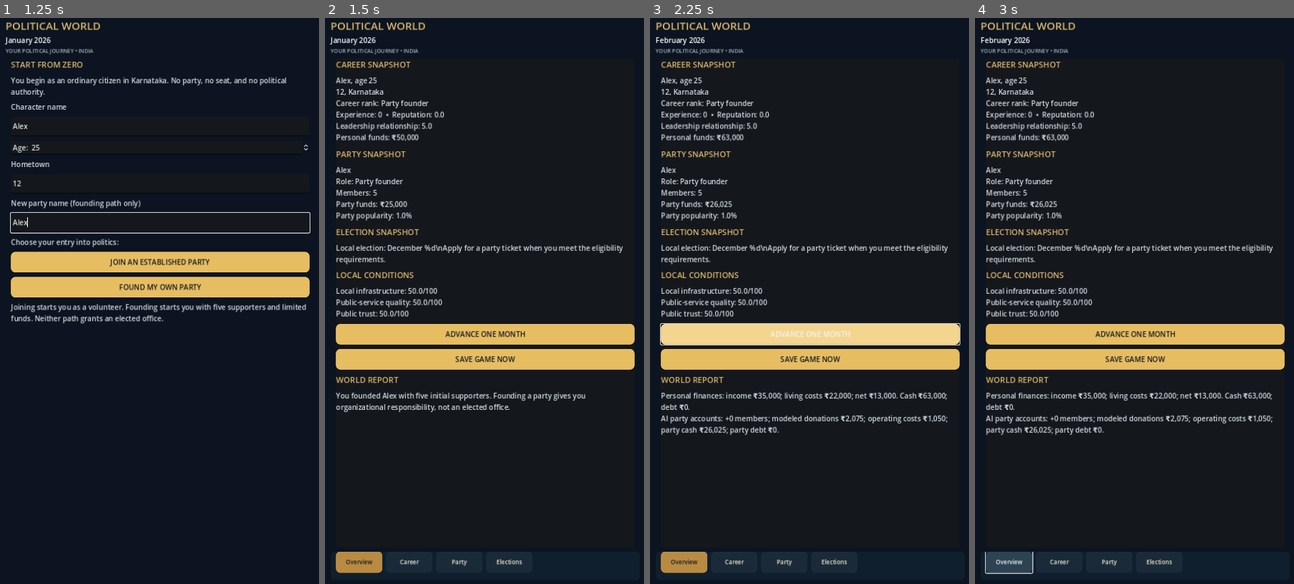
Above: before the commit, frames 1-4 (left to right).
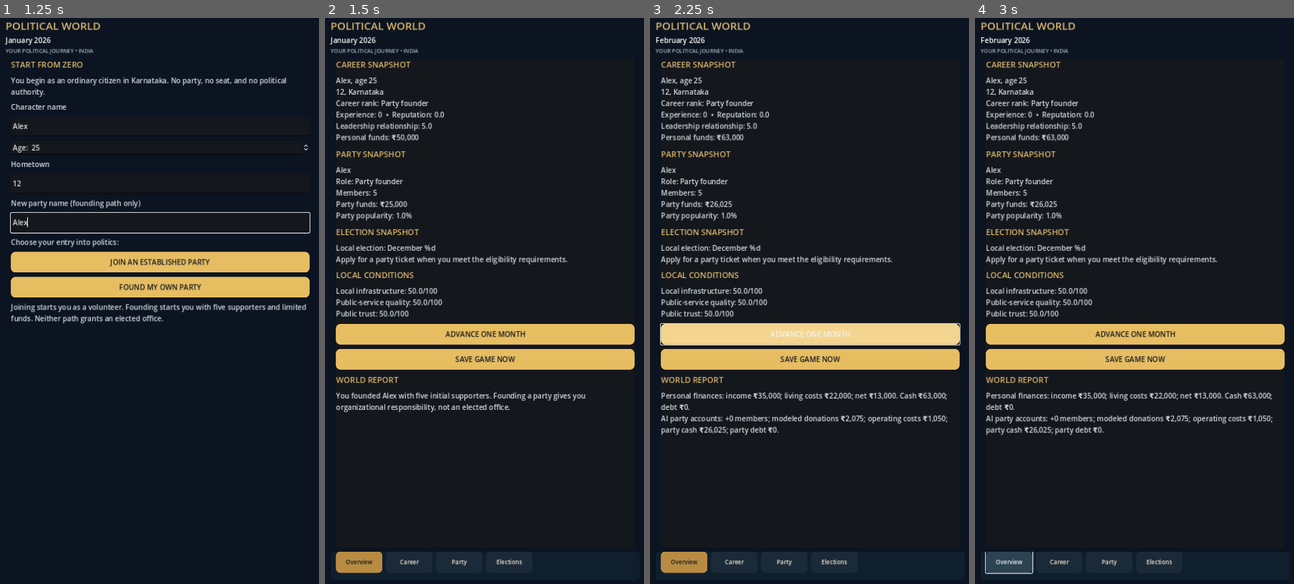
Above: after the commit, the same moments.

Repository: dhanushpoojary9740-boop/political-world
Game: Godot game, scene res://main.tscn
The game is run twice, just before and just after one commit, with the same random seed, the same clock (stepped at 60 frames per second) and the same inputs.
Inputs (mouse positions are in pixels of both pictures, inside the frame that each line leads up to):
- Up to frame 1 (1.25 s): click (159, 125) at 0.52 s; type "Alex" at 0.6 s; click (159, 182) at 0.75 s; type "12" at 0.83 s; click (159, 221) at 0.98 s; type "Alex" at 1.07 s
- Up to frame 2 (1.5 s): click "FOUND MY OWN PARTY" at 1.25 s
- Up to frame 3 (2.25 s): click "ADVANCE ONE MONTH" at 2 s
- Up to frame 4 (3 s): click "Overview" at 2.75 s

Frame 1 is identical in both runs. In frame 2, 0.9% of the frame differs, in the area x 3-94%, y 40-44%; in frame 3, 0.9%; in frame 4, 0.9%.

Commit message:
ui: redesign elected office with premium cards and readable work log

Diff:
--- a/scripts/main.gd
+++ b/scripts/main.gd
@@ -11,7 +11,7 @@
 var conditions_label: Label
 var office_tab: VBoxContainer
 var office_label: Label
-var office_log_label: Label
+var office_log_list: VBoxContainer
 var report_label: Label
 var name_input: LineEdit
 var age_input: SpinBox
@@ -237,18 +237,89 @@
     office_tab = _new_tab(dashboard_box, "Elected Office")
     var office_tabs := TabContainer.new()
     office_tabs.size_flags_horizontal = Control.SIZE_EXPAND_FILL
+    office_tabs.size_flags_vertical = Control.SIZE_EXPAND_FILL
     office_tabs.custom_minimum_size = Vector2(0, 320)
     office_tab.add_child(office_tabs)
+
     var office_responsibilities := _new_tab(office_tabs, "Responsibilities")
     _add_section_title(office_responsibilities, "YOUR ELECTED OFFICE")
     office_label = _add_body(office_responsibilities, "")
-    _add_button(office_responsibilities, "Submit constituency development proposal", func(): _run_activity("office_proposal"))
-    _add_button(office_responsibilities, "Raise constituency public-service issue", func(): _run_activity("office_issue"))
-    _add_button(office_responsibilities, "Revise and resubmit returned proposal", func(): _run_activity("office_resubmit"))
+    _add_info_card(office_responsibilities, "Your mandate", "Represent residents, raise local concerns, and submit development proposals. Council review and department execution remain with responsible officials.", "AUTHORITY")
+    _add_office_action_card(office_responsibilities, "Constituency development", "Submit a project proposal for council review. If approved, the responsible department schedules and implements the work.", "SUBMIT PROPOSAL", func(): _run_activity("office_proposal"))
+    _add_office_action_card(office_responsibilities, "Public-service issue", "Report a service problem for the relevant AI department to investigate and resolve.", "RAISE ISSUE", func(): _run_activity("office_issue"))
+    _add_office_action_card(office_responsibilities, "Returned proposal", "Revise a proposal returned by the council and send it back for review.", "REVISE & RESUBMIT", func(): _run_activity("office_resubmit"))
+
     var office_log := _new_tab(office_tabs, "Work log")
     _add_section_title(office_log, "OFFICE WORK LOG")
-    office_log_label = _add_body(office_log, "")
-    _add_body(office_responsibilities, "Council review and routine administration remain with AI officials. Your authority is limited to representing constituents and submitting proposals or issues.")
+    _add_body(office_log, "Track each submission from review to implementation.")
+    office_log_list = VBoxContainer.new()
+    office_log_list.size_flags_horizontal = Control.SIZE_EXPAND_FILL
+    office_log_list.add_theme_constant_override("separation", 10)
+    office_log.add_child(office_log_list)
+
+func _add_info_card(parent: VBoxContainer, title_text: String, detail_text: String, status_text: String) -> void:
+    var card := PanelContainer.new()
+    card.size_flags_horizontal = Control.SIZE_EXPAND_FILL
+    card.add_theme_stylebox_override("panel", _card_style())
+    parent.add_child(card)
+    var body := VBoxContainer.new()
+    body.add_theme_constant_override("separation", 6)
+    card.add_child(body)
+    var title := Label.new()
+    title.text = title_text
+    title.add_theme_font_size_override("font_size", 16)
+    title.add_theme_color_override("font_color", Color("#f0d18a"))
+    body.add_child(title)
+    var detail := _add_body(body, detail_text)
+    detail.add_theme_font_size_override("font_size", 14)
+    var status := Label.new()
+    status.text = status_text
+    status.add_theme_font_size_override("font_size", 11)
+    status.add_theme_color_override("font_color", Color("#9db5c8"))
+    body.add_child(status)
+
+func _add_office_action_card(parent: VBoxContainer, title_text: String, detail_text: String, button_text: String, callback: Callable) -> void:
+    var card := PanelContainer.new()
+    card.size_flags_horizontal = Control.SIZE_EXPAND_FILL
+    card.add_theme_stylebox_override("panel", _card_style())
+    parent.add_child(card)
+    var body := VBoxContainer.new()
+    body.add_theme_constant_override("separation", 7)
+    card.add_child(body)
+    var title := Label.new()
+    title.text = title_text
+    title.add_theme_font_size_override("font_size", 16)
+    title.add_theme_color_override("font_color", Color("#f0d18a"))
+    body.add_child(title)
+    var detail := _add_body(body, detail_text)
+    detail.add_theme_font_size_override("font_size", 14)
+    _add_button(body, button_text, callback)
+
+func _card_style() -> StyleBoxFlat:
+    var style := StyleBoxFlat.new()
+    style.bg_color = Color("#142333")
+    style.border_color = Color("#30465a")
+    style.set_border_width_all(1)
+    style.set_corner_radius_all(12)
+    style.set_content_margin_all(14)
+    return style
+
+func _refresh_office_log() -> void:
+    if not is_instance_valid(office_log_list):
+        return
+    _clear_children(office_log_list)
+    var entries: Array[Dictionary] = []
+    for proposal in world.office_proposals:
+        entries.append({"kind": "PROPOSAL", "title": str(proposal.get("title", "Development proposal")), "status": str(proposal.get("status", "Pending"))})
+    for issue in world.constituency_issues:
+        entries.append({"kind": "PUBLIC SERVICE", "title": str(issue.get("topic", "Constituency issue")), "status": str(issue.get("status", "Submitted"))})
+    if entries.is_empty():
+        _add_info_card(office_log_list, "No matters filed yet", "Your submissions and their progress will appear here.", "READY")
+        return
+    var start_index := maxi(0, entries.size() - 12)
+    for i in range(start_index, entries.size()):
+        var entry: Dictionary = entries[i]
+        _add_info_card(office_log_list, str(entry["title"]), str(entry["kind"]), str(entry["status"]).to_upper())
 
 func _new_tab(parent: TabContainer, tab_title: String) -> VBoxContainer:
     var page := VBoxContainer.new()
@@ -281,6 +352,7 @@
     var label := Label.new()
     label.text = text_value
     label.autowrap_mode = TextServer.AUTOWRAP_WORD_SMART
+    label.size_flags_horizontal = Control.SIZE_EXPAND_FILL
     label.add_theme_color_override("font_color", Color("#d4dce3"))
     parent.add_child(label)
     return label
@@ -363,7 +435,7 @@
             main_tab_buttons[4].visible = world.has_elected_office
         if world.has_elected_office:
             office_label.text = world.office_summary()
-            office_log_label.text = world.office_activity_summary()
+            _refresh_office_log()
 
 func _notification(what: int) -> void:
     if not is_instance_valid(world) or not world.career_started:
--- a/scripts/world_simulation.gd
+++ b/scripts/world_simulation.gd
@@ -479,7 +479,7 @@
     for issue in constituency_issues:
         if str(issue.get("status", "")) == "Submitted to AI department":
             active_issues += 1
-    return "Office: %s\\nConstituency: %s, %s\\nOpen proposals: %d / 2\\nIssues awaiting AI department: %d / 3\\nYour authority: represent constituents, submit proposals, and raise issues. Council review and routine administration remain with AI officials." % [
+    return "Office: %s\nConstituency: %s, %s\nOpen proposals: %d / 2\nIssues awaiting AI department: %d / 3\nYour authority: represent constituents, submit proposals, and raise issues. Council review and routine administration remain with AI officials." % [
         elected_office_name, home_city, home_state, pending_proposals, active_issues
     ]
 
@@ -493,7 +493,7 @@
         lines.append("Issue: %s — %s" % [str(issue.get("topic", "")), str(issue.get("status", ""))])
     if lines.is_empty():
         return "No office matters filed yet."
-    return "\\n".join(lines)
+    return "\n".join(lines)
 
 func _check_promotion() -> void:
     if career_path == "join" and career_rank == "Party volunteer" and experience >= ACTIVE_WORKER_XP and reputation >= ACTIVE_WORKER_REPUTATION:
@@ -611,19 +611,19 @@
 func election_summary() -> String:
     if local_election_completed:
         if local_election_result == "WON":
-            return "Local election: completed (%d)\\nArea: %s\\nResult: WON — %.1f%% of votes\\nAI opponent: %s\\nElected office: %s" % [
+            return "Local election: completed (%d)\nArea: %s\nResult: WON — %.1f%% of votes\nAI opponent: %s\nElected office: %s" % [
                 local_election_year, local_election_area(), election_vote_share, rival_candidate_name, elected_office_name
             ]
         if local_election_result == "LOST":
-            return "Local election: completed (%d)\\nArea: %s\\nResult: LOST — %.1f%% of votes\\nAI opponent: %s\\nNo elected office or government authority." % [
+            return "Local election: completed (%d)\nArea: %s\nResult: LOST — %.1f%% of votes\nAI opponent: %s\nNo elected office or government authority." % [
                 local_election_year, local_election_area(), election_vote_share, rival_candidate_name
             ]
-        return "Local election: completed (%d)\\nArea: %s\\nYou were not an approved candidate." % [local_election_year, local_election_area()]
+        return "Local election: completed (%d)\nArea: %s\nYou were not an approved candidate." % [local_election_year, local_election_area()]
     if local_candidate_selected:
-        return "Local election: December %d\\nArea: %s\\nYour party ticket is approved. Campaigning is open." % [local_election_year, local_election_area()]
+        return "Local election: December %d\nArea: %s\nYour party ticket is approved. Campaigning is open." % [local_election_year, local_election_area()]
     if ticket_requested:
-        return "Local election: December %d\\nArea: %s\\nYour ticket application is under review." % [local_election_year, local_election_area()]
-    return "Local election: December %d\\nApply for a party ticket when you meet the eligibility requirements."
+        return "Local election: December %d\nArea: %s\nYour ticket application is under review." % [local_election_year, local_election_area()]
+    return "Local election: December %d\nApply for a party ticket when you meet the eligibility requirements."
 
 func _format_number(value: int) -> String:
     var negative := value < 0
